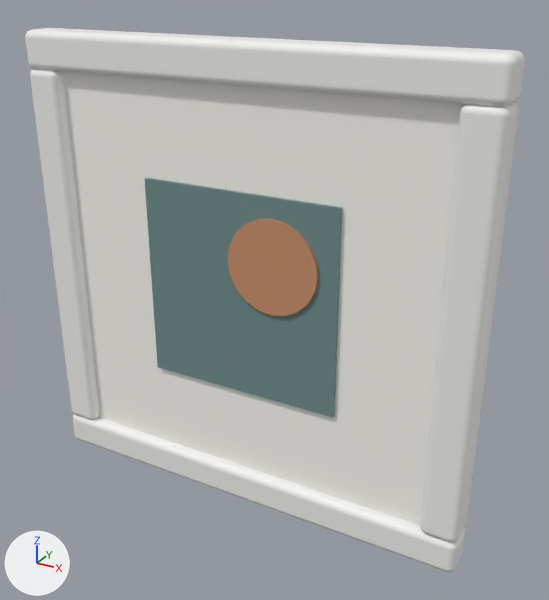
The glTF model catalogo/pared/cuadro-marco-blanco.glb, before and after one commit.
Both versions are drawn from a 50 mm camera at (0.188, -0.31, 0.28) aimed at (0.014, 0.006, 0.122). Lighting does not change. The marker at lower left points along +X, +Y and +Z. The picture after the commit comes second. Vertices at exactly the same position are counted once.

Objects in the first picture: 'cuadro-marco-blanco'.
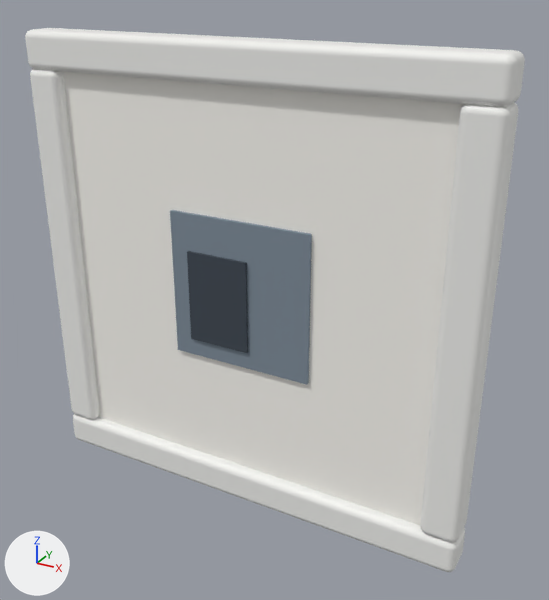
Diff of the bpy script that builds the scene:
```diff
--- a/catalogo/pared/cuadro-marco-blanco.glb.py
+++ b/catalogo/pared/cuadro-marco-blanco.glb.py
@@ mat_lamina_azul_gris @@
+mat_lamina_azul_gris = principled_material('lamina-azul-gris')
+mat_lamina_azul_gris.base_color = (0.208, 0.263, 0.32)  # greyish blue #7e8c99
+mat_lamina_azul_gris.roughness = 0.85
@@ mat_lamina_oscura @@
+mat_lamina_oscura = principled_material('lamina-oscura')
+mat_lamina_oscura.base_color = (0.0461, 0.0619, 0.0824)  # greyish blue #3d4651
+mat_lamina_oscura.roughness = 0.85
@@ me_cuadro_marco_blanco @@
 # used by ob_cuadro_marco_blanco; location = (0.0, 0.0, 0.0)
-me_cuadro_marco_blanco.from_pydata(...)  # 674 vertices, 1316 faces; spans x -0.125..0.125, y -0.01..0.01, z 0.0..0.25
+me_cuadro_marco_blanco.from_pydata(...)  # 640 vertices, 1248 faces; spans x -0.125..0.125, y -0.01..0.01, z 0.0..0.25
+# me_cuadro_marco_blanco part 1
+# 39 vertices are removed from x -0.005..0.045, y -0.007..-0.005, z 0.12..0.17
+# 79 faces are deleted
+# 11 vertices move from x -0.055..0.055, y -0.007..-0.004, z 0.07..0.18 to x -0.04..0.04, y -0.007..-0.004, z 0.085..0.165
+# 5 vertices are added at (-0.03, -0.005, 0.145), (-0.03, -0.005, 0.095), (-0.03, -0.007, 0.095), (0.005, -0.007, 0.145), (-0.03, -0.007, 0.145)
+# 11 new faces join them, mat_lamina_oscura (greyish blue #3d4651)
+# me_cuadro_marco_blanco part 2: 12 faces spanning x -0.04..0.04, y -0.006..-0.004, z 0.085..0.165 switch from mat_lamina_verde (greyish cyan #6f8d8b) to mat_lamina_azul_gris (greyish blue #7e8c99)
+# me_cuadro_marco_blanco part 3: 1 face spanning x 0.005, y -0.007..-0.005, z 0.095..0.145 switches from mat_lamina_terracota (orange #ca906b) to mat_lamina_oscura (greyish blue #3d4651)
 me_cuadro_marco_blanco.materials.append(mat_marco_blanco)
 me_cuadro_marco_blanco.materials.append(mat_paspartu)
-me_cuadro_marco_blanco.materials.append(mat_lamina_terracota)  # orange #ca906b
+me_cuadro_marco_blanco.materials.append(mat_lamina_oscura)  # greyish blue #3d4651
```

Location of each change, (x1, y1, x2, y2) in pixels of the pictures (549 x 600 px):
part 1 of me_cuadro_marco_blanco, reshaped
    before: (227, 219, 319, 316)
    after: (187, 251, 247, 353)
part 2 of me_cuadro_marco_blanco, recoloured
    before: (144, 178, 342, 418)
    after: (170, 210, 312, 385)
part 3 of me_cuadro_marco_blanco, recoloured
    after: (247, 301, 248, 353)
